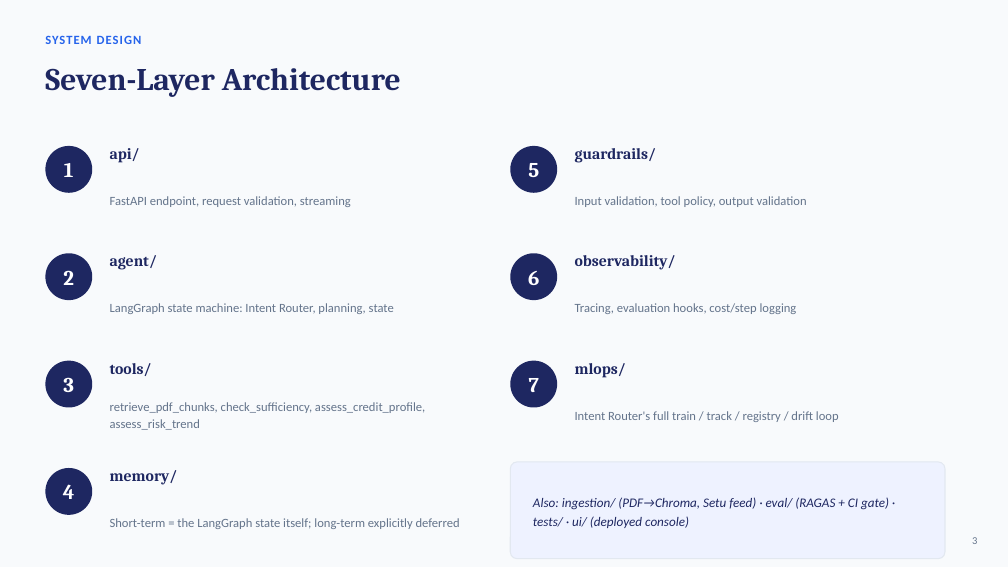
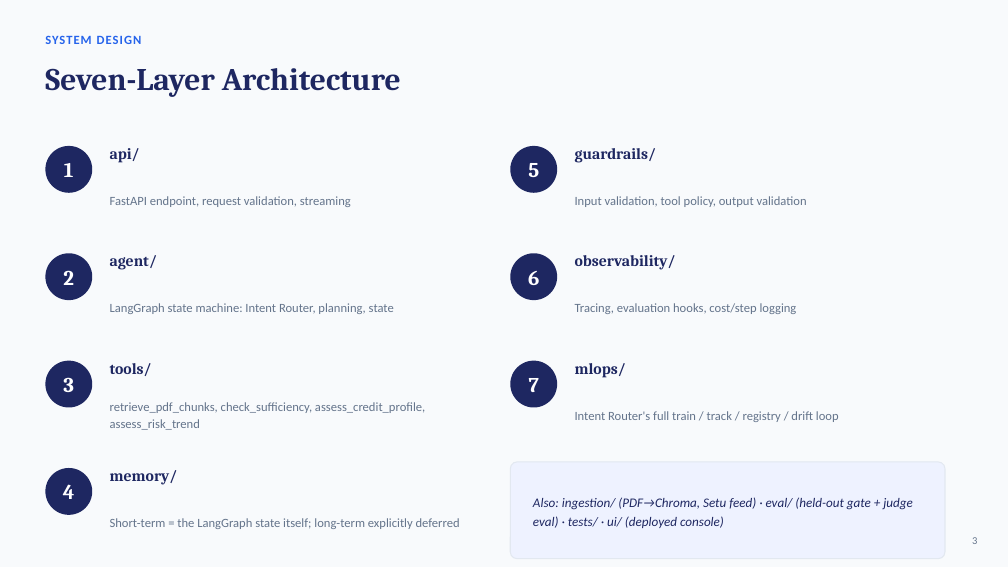
Before and after one commit to bhavyabhandary-star/finbuddy-agentic-rag-langgraph, a slide deck: slide 3 of docs/finbuddy_capstone_deck.pptx. Drawn at 1008x567 pixels with LibreOffice and Linux fonts; fonts in the diff are those of the drawing. Boxes give left, top, right and bottom in pixels: in the first picture for what was removed or moved away, otherwise in the second. Text is boxed around its words. In the diff, an @@ line names an element or a change of style, - is before the commit and + after.

```diff
--- a/docs/finbuddy_capstone_deck.pptx
+++ b/docs/finbuddy_capstone_deck.pptx
@@ text at [533,497,913,528]: text changed @@
-Also: ingestion/ (PDF→Chroma, Setu feed) · eval/ (RAGAS + CI gate) · tests/ · ui/ (deployed console)
+Also: ingestion/ (PDF→Chroma, Setu feed) · eval/ (held-out gate + judge eval) · tests/ · ui/ (deployed console)
```
Also in this commit, not shown: 10 other slides changed, 3 slides added, 5 other files.
